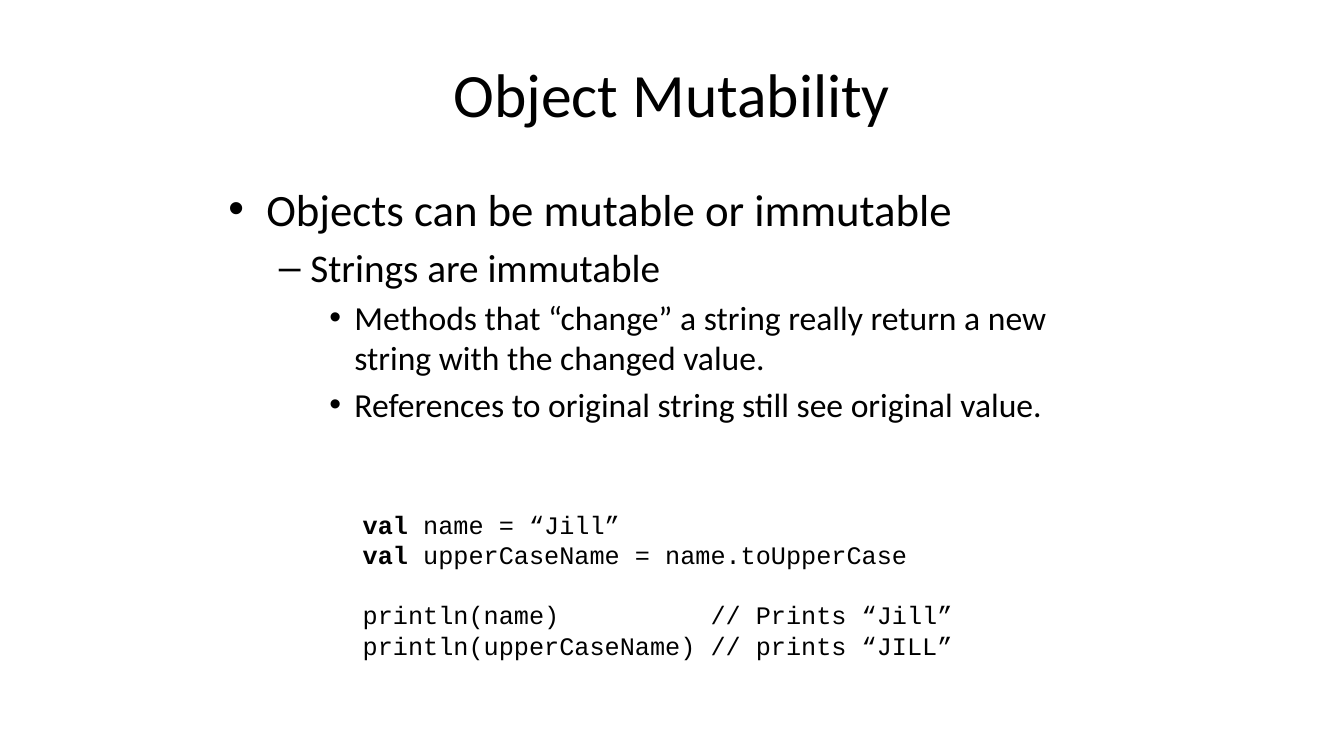
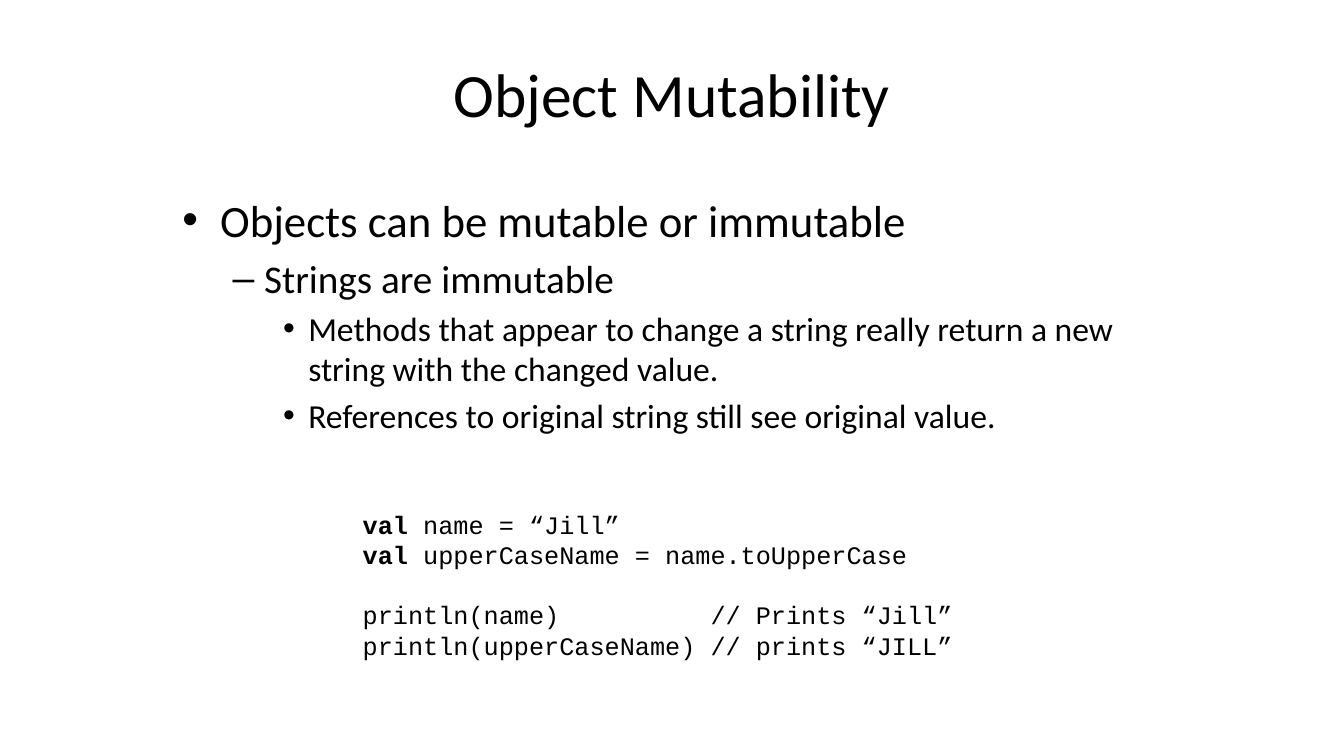
Before and after one commit to pchapin/augusta, a slide deck: slide 8 of tutorials/Scala/presentations/10_Immutability.pptx. Drawn at 1344x756 pixels with LibreOffice and Linux fonts; fonts in the diff are those of the drawing. Boxes give left, top, right and bottom in pixels: in the first picture for what was removed or moved away, otherwise in the second. Text is boxed around its words. In the diff, an @@ line names an element or a change of style, - is before the commit and + after.

```diff
--- a/tutorials/Scala/presentations/10_Immutability.pptx
+++ b/tutorials/Scala/presentations/10_Immutability.pptx
@@ text "Objects can be mutable or ...": place and size @@
-text "Objects can be mutable or ..." at <box>266,195,1046,423</box>
+text "Objects can be mutable or ..." at <box>220,206,1113,434</box>
@@ text at <box>308,317,1113,387</box>: text changed @@
-    • Methods that “change” a string really return a new string with the changed value.
+    • Methods that appear to change a string really return a new string with the changed value.
```
Also in this commit, not shown: 8 other slides changed, 2 other files.
